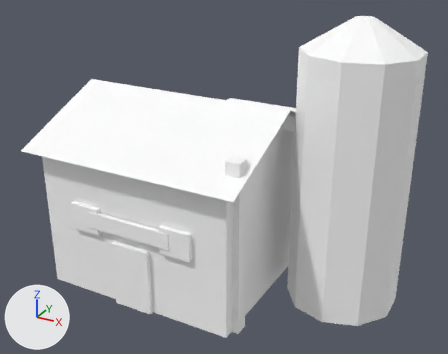
Before and after pictures for a commit that changed the glTF model dist/models/ukubi/factory_C.glb.
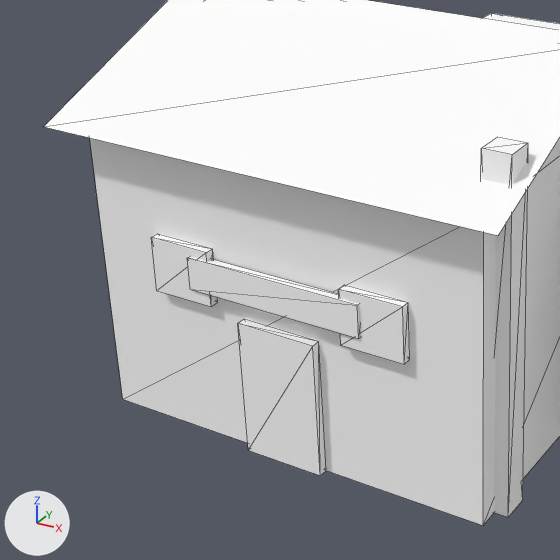
Each version is shown whole from a camera (50 mm lens) standing at (1.226, -2.219, 1.605) and looking at (0.031, -0.047, 0.519), then close up on the part from 0% to 59% of the width and 26% to 100% of the height. Arrows for +X, +Y and +Z are at lower left; the lights stay in place. The older version's two pictures come first. The close-ups show mesh edges as thin lines. Where no turn or scale is listed for an object, it has been applied to the vertices. Vertices at exactly the same position are counted once.

The older version as bpy lines, for what is in view:
```python
me_factory_c = bpy.data.meshes.new('factory_C')
me_factory_c.from_pydata(...)  # 94 vertices, 132 faces; spans x -0.744..0.744, y -0.485..0.485, z -0.61..0.61
me_factory_c.materials.append(mat_procgen)  # white #ffffff
ob_factory_c = bpy.data.objects.new('factory_C', me_factory_c)
ob_factory_c.location = (0.034, 0.0, 0.61)
```
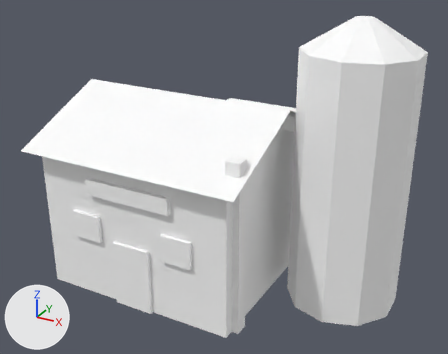
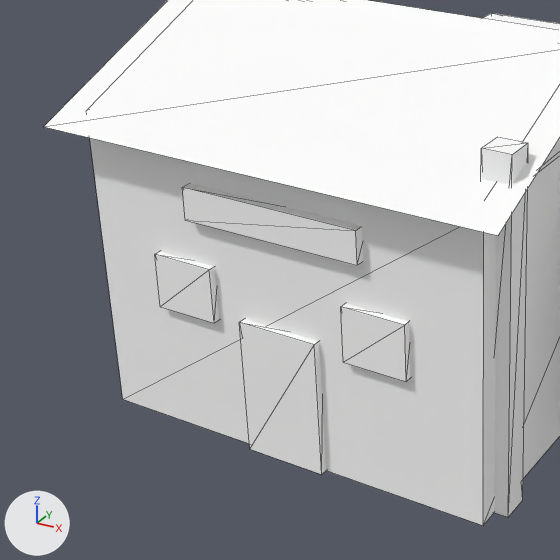
Where the change shows, as pixel boxes (x1, y1, x2, y2) in the close-ups (560 x 560 px; the box of a moved part takes in the faces that stretch with it):
part 1 of me_factory_c, moved or reshaped
    before: (238, 319, 326, 476)
    after: (240, 319, 326, 474)
part 2 of me_factory_c, moved or reshaped
    before: (151, 234, 217, 307)
    after: (155, 252, 219, 323)
part 3 of me_factory_c, moved or reshaped
    before: (338, 285, 410, 364)
    after: (341, 304, 410, 381)
part 4 of me_factory_c, moved or reshaped
    before: (187, 257, 360, 339)
    after: (182, 184, 363, 265)
part 5 of me_factory_c, reshaped (mostly hidden)
    both: (538, 138, 560, 172)

The change in detail:
me_factory_c is used by ob_factory_c; location (0.034, 0.0, 0.61).
me_factory_c had 94 vertices, 132 faces and spanned x -0.744..0.744, y -0.485..0.485, z -0.61..0.61.
me_factory_c now has 98 vertices, 138 faces and spans x -0.744..0.744, y -0.485..0.485, z -0.61..0.61.
me_factory_c part 1: the loose piece of 8 vertices spanning x -0.324..-0.144, y -0.445..-0.425, z -0.61..-0.31 is scaled about its middle by (1, 1.5, 1), then moved by (0.0, 0.01, 0.0).
me_factory_c part 2: the loose piece of 8 vertices spanning x -0.529..-0.389, y -0.445..-0.425, z -0.29..-0.17 is scaled about its middle by (1, 1.5, 1), then moved by (0.0, 0.01, -0.04).
me_factory_c part 3: the loose piece of 8 vertices spanning x -0.079..0.061, y -0.445..-0.425, z -0.29..-0.17 is scaled about its middle by (1, 1.5, 1), then moved by (0.0, 0.01, -0.04).
me_factory_c part 4: the loose piece of 8 vertices spanning x -0.434..-0.034, y -0.45..-0.43, z -0.26..-0.19 is scaled about its middle by (1, 2, 1), then moved by (0.0, 0.015, 0.15).
Part 5, on me_factory_c:
2 vertices are removed from x -0.684..0.216, y 0.0, z 0.215.
2 faces are deleted.
6 vertices are added at (-0.684, -0.425, 0.065), (-0.684, 0.425, 0.065), (0.216, 0.425, 0.065), (0.216, -0.425, 0.065), (-0.684, 0.0, 0.24), (0.216, 0.0, 0.24).
8 new faces join them.
